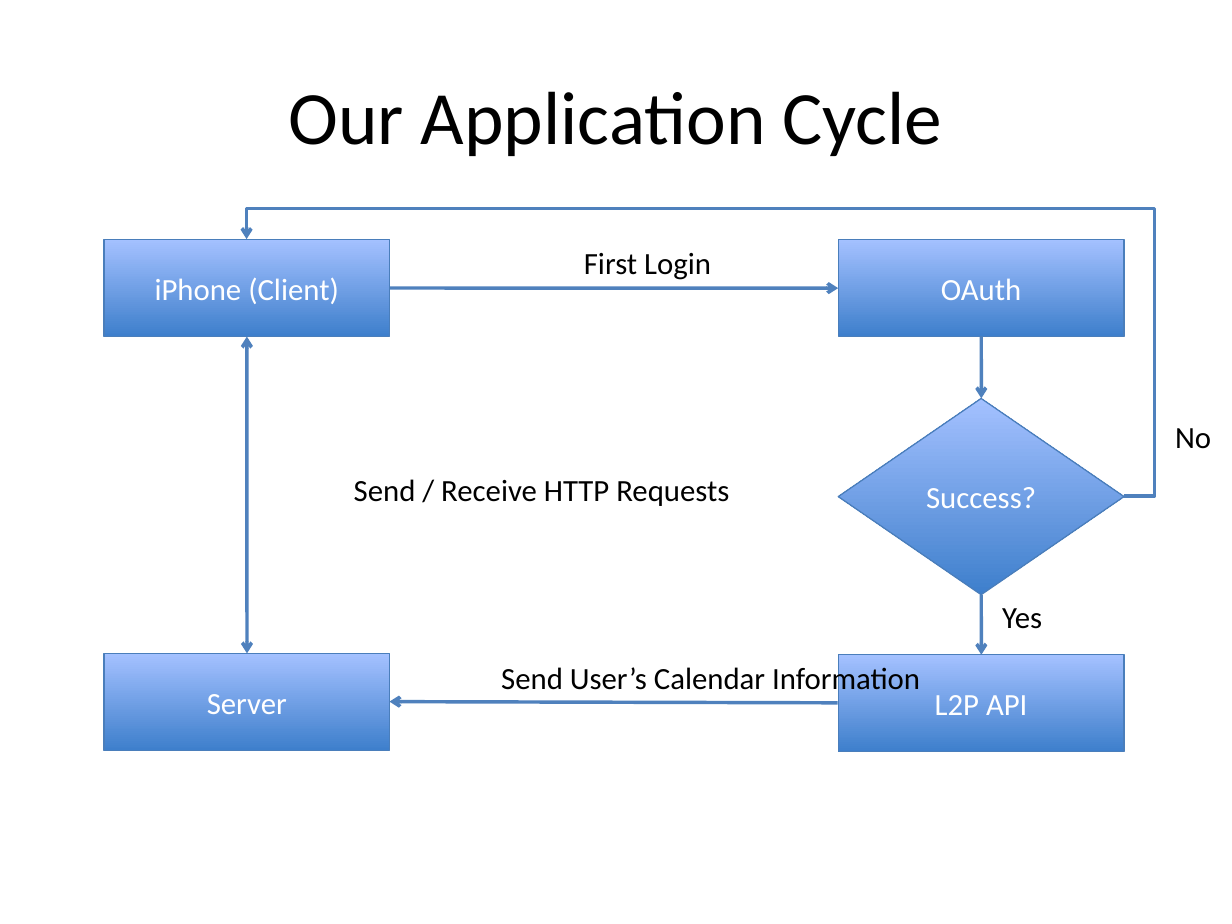
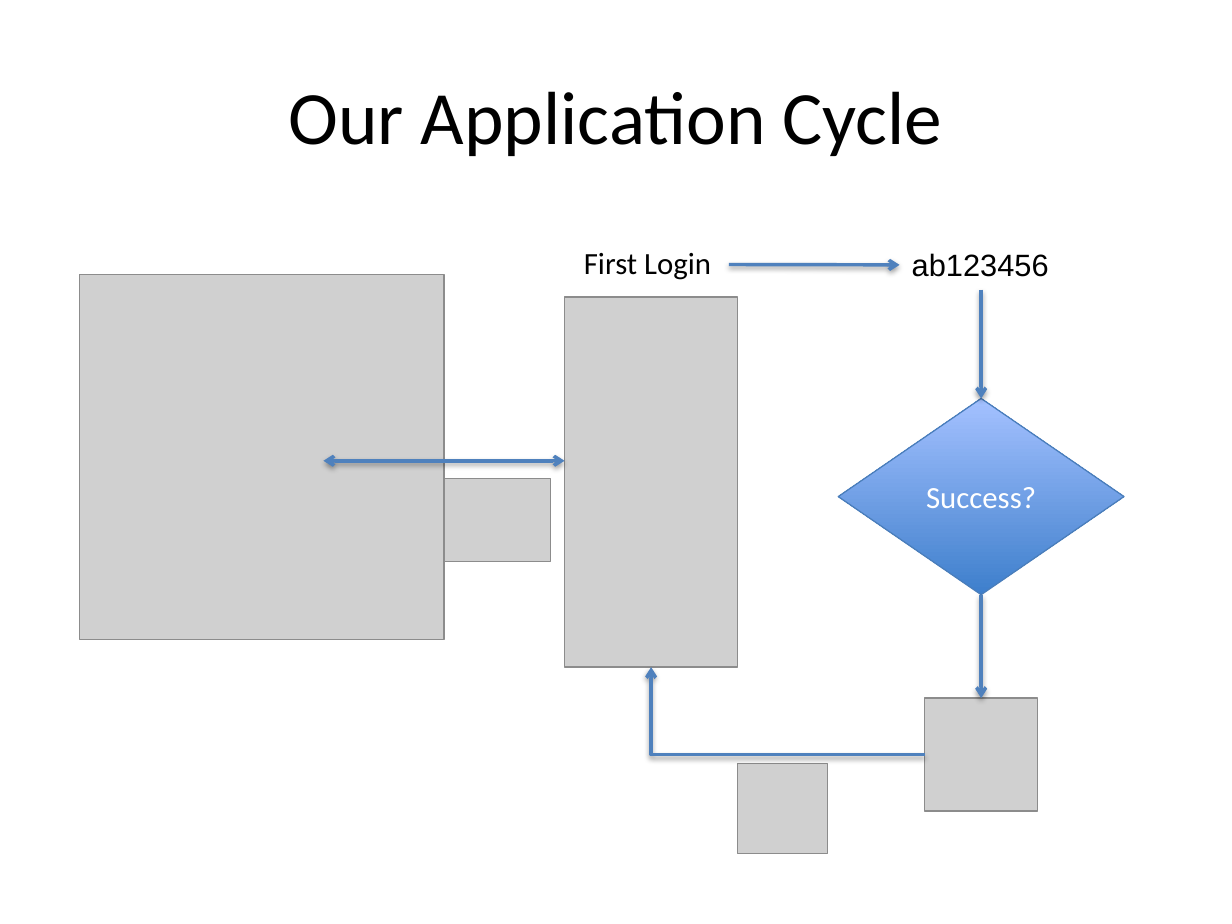
Before and after one commit to mremad/RWTH-iPhone-Project, a slide deck: slide 4 of Presentation-Tobi.pptx (slide 3 before the commit). Drawn at 1232x924 pixels with LibreOffice and Linux fonts; fonts in the diff are those of the drawing; grey boxes stand for pictures. Boxes give left, top, right and bottom in pixels: in the first picture for what was removed or moved away, otherwise in the second. Text is boxed around its words. In the diff, an @@ line names an element or a change of style, - is before the commit and + after.

```diff
--- a/Presentation-Tobi.pptx
+++ b/Presentation-Tobi.pptx
@@ elbow arrow removed from (1124, 496) to (246, 239) @@
@@ rectangle removed at [103,239,389,336] @@
-iPhone (Client)
@@ rectangle removed at [838,239,1124,336] @@
-OAuth
@@ arrow added from (729, 265) to (899, 265), #4F81BD 2 pt @@
@@ text added at [912,253,1049,277], 18 pt, text #000000 @@
+ab123456
@@ picture added at [80,275,445,639] @@
@@ arrow removed from (389, 288) to (838, 288) @@
@@ picture added at [564,297,738,667] @@
@@ arrow moved from (981, 336) - (982, 398) to (981, 290) - (981, 398) @@
@@ arrow (981, 290) - (981, 398): stroke #4F81BD 2.01 pt to #4F81BD 2 pt @@
@@ double arrow removed from (246, 336) to (246, 653) @@
@@ text removed at [1175,428,1211,449] @@
-No
@@ double arrow added from (324, 461) to (564, 461), #4F81BD 2 pt @@
@@ picture added at [338,478,549,561] @@
@@ text removed at [354,479,729,506] @@
-Send / Receive HTTP Requests
@@ arrow moved from (981, 595) - (982, 654) to (981, 595) - (981, 699) @@
@@ arrow (981, 595) - (981, 699): stroke #4F81BD 2.01 pt to #4F81BD 2 pt @@
@@ text removed at [1002,608,1042,629] @@
-Yes
@@ rectangle removed at [103,653,389,750] @@
-Server
@@ rectangle removed at [838,655,1124,753] @@
-L2P API
@@ text removed at [501,663,920,697] @@
-Send User’s Calendar Information
@@ elbow arrow added from (925, 754) to (652, 667), #4F81BD 2 pt @@
@@ arrow removed from (838, 703) to (389, 702) @@
@@ picture added at [925,699,1039,812] @@
@@ picture added at [738,764,828,854] @@
```
Also in this commit, not shown: 1 slide added, 3 other files.
